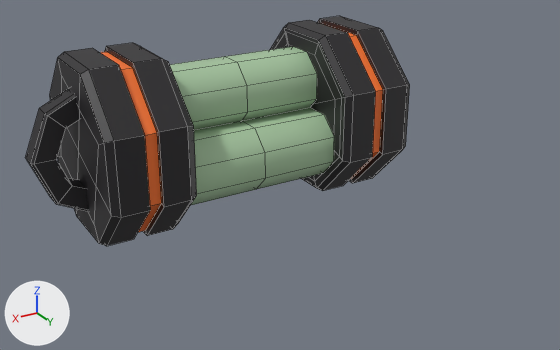
One commit to the FBX model Abscondence Beta - Project/Assets/Models/Medkit_Medium.fbx: the scene before it, then after it.
The view is the same before and after, from a 50 mm lens placed at (1.232, 2.384, 1.237), pointed at (0.004, 0.336, 0.213). Every picture has the same lights, and +X, +Y and +Z are marked at lower left. Mesh edges are drawn as thin lines. Where no turn or scale is listed for an object, it has been applied to the vertices.

Names of what the first picture shows: 'Medkit_Medium'.
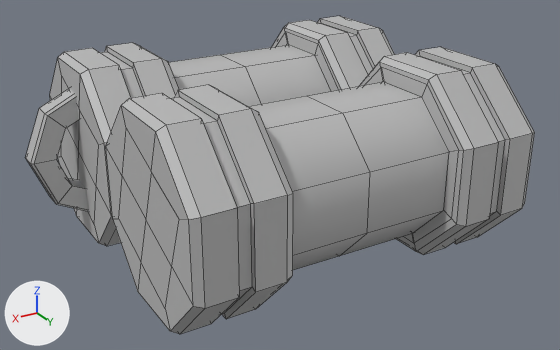
The newer file is also turned or shifted as a whole; pictures and numbers use the older file's frame.

Changed parts and their boxes (x1, y1, x2, y2) in the pictures (560 x 350 px; the box of a moved part takes in the faces that stretch with it):
'Medkit_Medium', reshaped (32% wider, 38% taller): before (25, 16, 410, 246); after (25, 16, 535, 334)
part 1 of me_mesh, moved or reshaped: before (170, 46, 317, 130); after (169, 45, 332, 106)
part 2 of me_mesh, moved or reshaped: before (191, 108, 335, 205); after (249, 82, 449, 270)
part 3 of me_mesh, added: after (384, 82, 449, 205)
part 4 of me_mesh, added: after (359, 47, 535, 255)
part 5 of me_mesh, added: after (106, 85, 293, 334)
part 6 of me_mesh, recoloured: before (285, 44, 335, 135); after (287, 44, 314, 55)
part 7 of me_mesh, recoloured (orange to grey): before (100, 23, 383, 232); after (100, 23, 373, 98)

What changed in the scene script:
```text
Add mat_lambert1:
    mat_lambert1 = principled_material('lambert1')
    mat_lambert1.base_color = (0.5, 0.5, 0.5)  # grey #bcbcbc
Change me_mesh:
    used by ob_medkit_medium; location = (0.0, 0.0, 0.302)
    remove me_mesh.from_pydata(...)  # 312 vertices, 256 faces; spans x -0.74..0.74, y -0.302..0.302, z -0.302..0.302
    remove me_mesh.materials.append(mat_transparent)  # green #a8c8a2
    add me_mesh.from_pydata(...)  # 468 vertices, 400 faces; spans x -0.74..0.74, y -0.302..0.889, z -0.302..0.302
    me_mesh part 1: the loose piece of 24 vertices spanning x -0.288..0.288, y -0.12..0.111, z -0.002..0.229 is scaled about its middle by (1.24, 1.99, 1.99), then moved by (0.0, 0.012, -0.116), in mat_lambert1 (grey #bcbcbc)
    me_mesh part 2: the loose piece of 24 vertices spanning x -0.288..0.288, y 0.002..0.233, z -0.208..0.023 is scaled about its middle by (1.24, 1.99, 1.99), then moved by (0.0, 0.468, 0.09), in mat_lambert1 (grey #bcbcbc)
    me_mesh part 3: the loose piece of 9 vertices spanning x -0.288, y -0.268..0.268, z -0.263..0.273 is copied, and the copy is moved by (0.0, 0.585, 0.0), in mat_lambert1 (grey #bcbcbc); it spans x -0.288, y 0.318..0.853, z -0.263..0.273
    me_mesh part 4: the loose piece of 81 vertices spanning x -0.576..-0.288, y -0.302..0.302, z -0.302..0.302 is copied, and the copy is moved by (0.0, 0.587, 0.0), in mat_lambert1 (grey #bcbcbc); it spans x -0.576..-0.288, y 0.285..0.889, z -0.302..0.302
    me_mesh part 5: the loose piece of 81 vertices spanning x 0.288..0.576, y -0.302..0.302, z -0.302..0.302 is copied, and the copy is moved by (0.0, 0.587, 0.0), in mat_lambert1 (grey #bcbcbc); it spans x 0.288..0.576, y 0.285..0.889, z -0.302..0.302
    me_mesh part 6: 192 faces spanning x -0.74..0.74, y -0.302..0.302, z -0.302..0.302 switch from mat_metal (black #252326) to mat_lambert1 (grey #bcbcbc)
    me_mesh part 7: 16 faces spanning x -0.456..0.456, y -0.285..0.285, z -0.285..0.285 switch from mat_orange (orange #ff7830) to mat_lambert1 (grey #bcbcbc)
```
